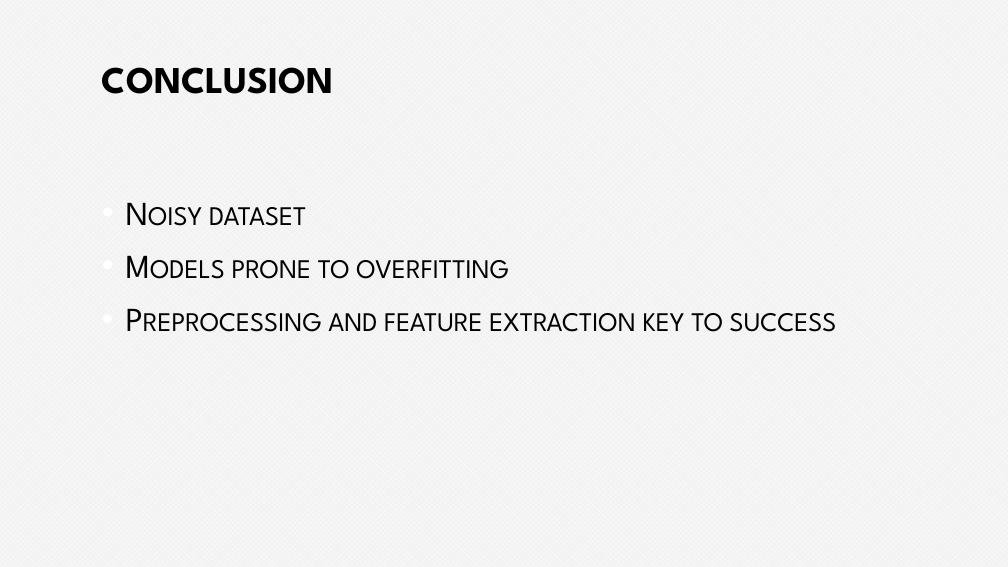
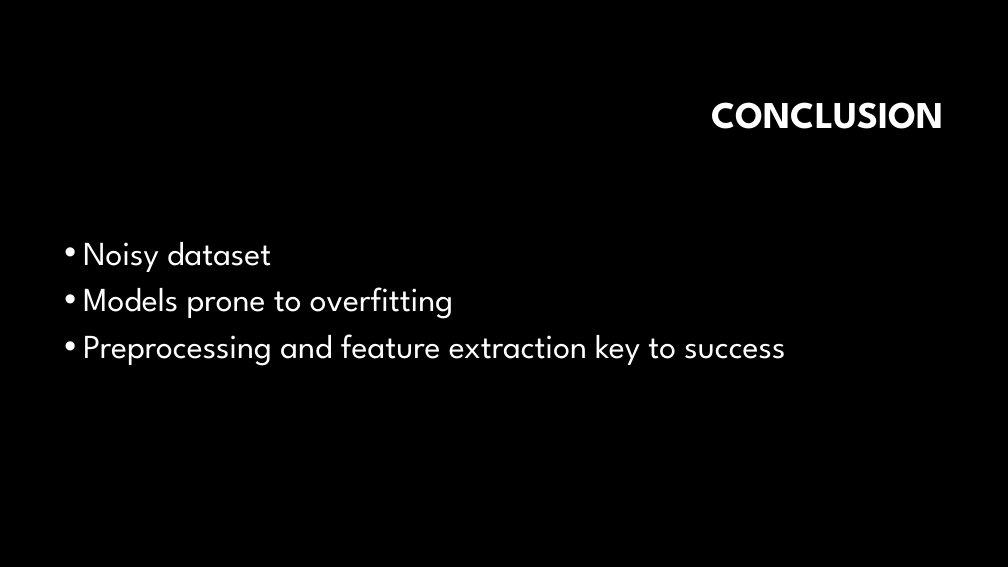
Before and after one commit to Iolaum/Phi1337, a slide deck: slide 10 of Presentation.pptx. Drawn at 1008x567 pixels with LibreOffice and Linux fonts; fonts in the diff are those of the drawing; background and template pictures are left out. Boxes give left, top, right and bottom in pixels: in the first picture for what was removed or moved away, otherwise in the second. Text is boxed around its words. In the diff, an @@ line names an element or a change of style, - is before the commit and + after.

```diff
--- a/Presentation.pptx
+++ b/Presentation.pptx
@@ background pattern #FFFFFF on #F2F2F2 to #000000 @@
@@ title "CONCLUSION": place and size @@
-title "CONCLUSION" at bbox=[102, 67, 334, 94]
+title "CONCLUSION" at bbox=[711, 102, 943, 129]
@@ title "CONCLUSION" at bbox=[711, 102, 943, 129]: text colour #000000 to #FFFFFF; alignment left to right; line spacing 1 to 0.9 @@
@@ text "Noisy dataset": place and size @@
-text "Noisy dataset" at bbox=[209, 207, 837, 332]
+text "Noisy dataset" at bbox=[83, 242, 785, 366]
@@ text "Noisy dataset" at bbox=[83, 242, 785, 366]: text colour #000000 to #FFFFFF, small capitals off; indent changed; line spacing 1 to 0.9; less space between paragraphs @@
```
Also in this commit, not shown: 9 other slides changed.
